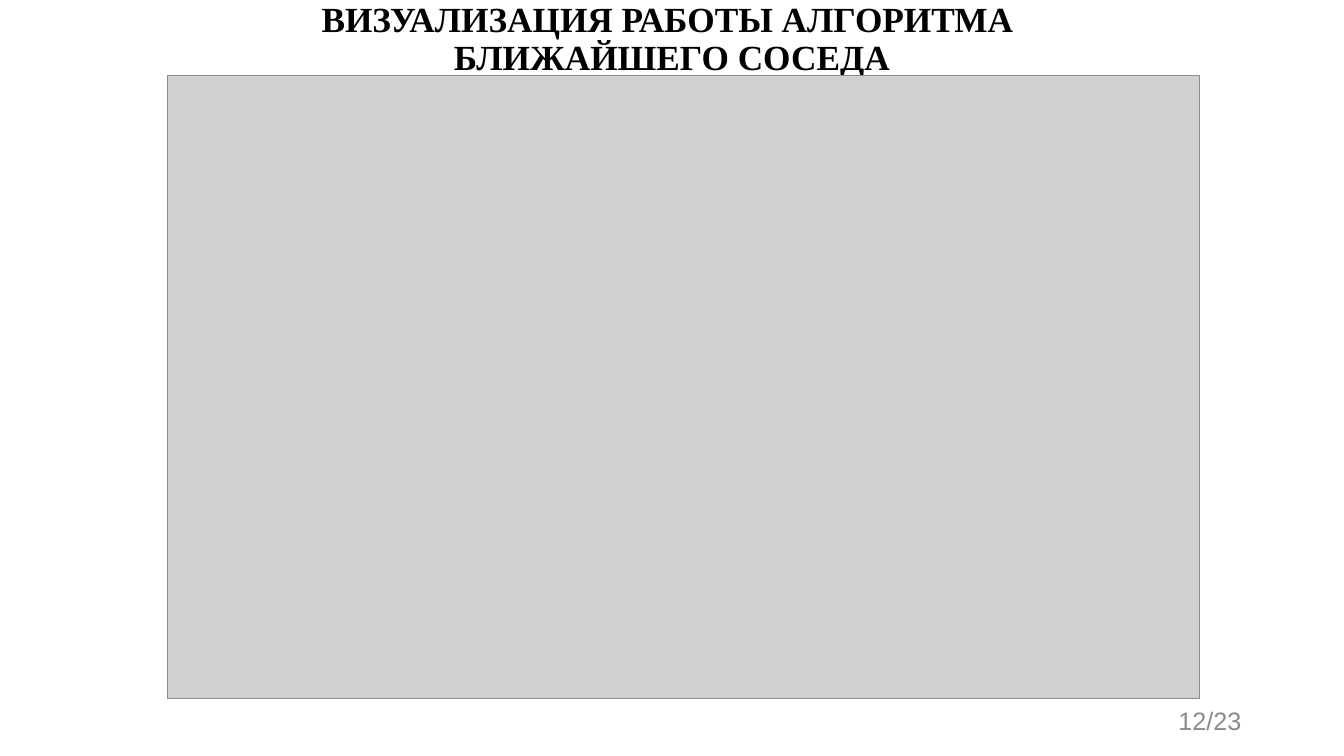
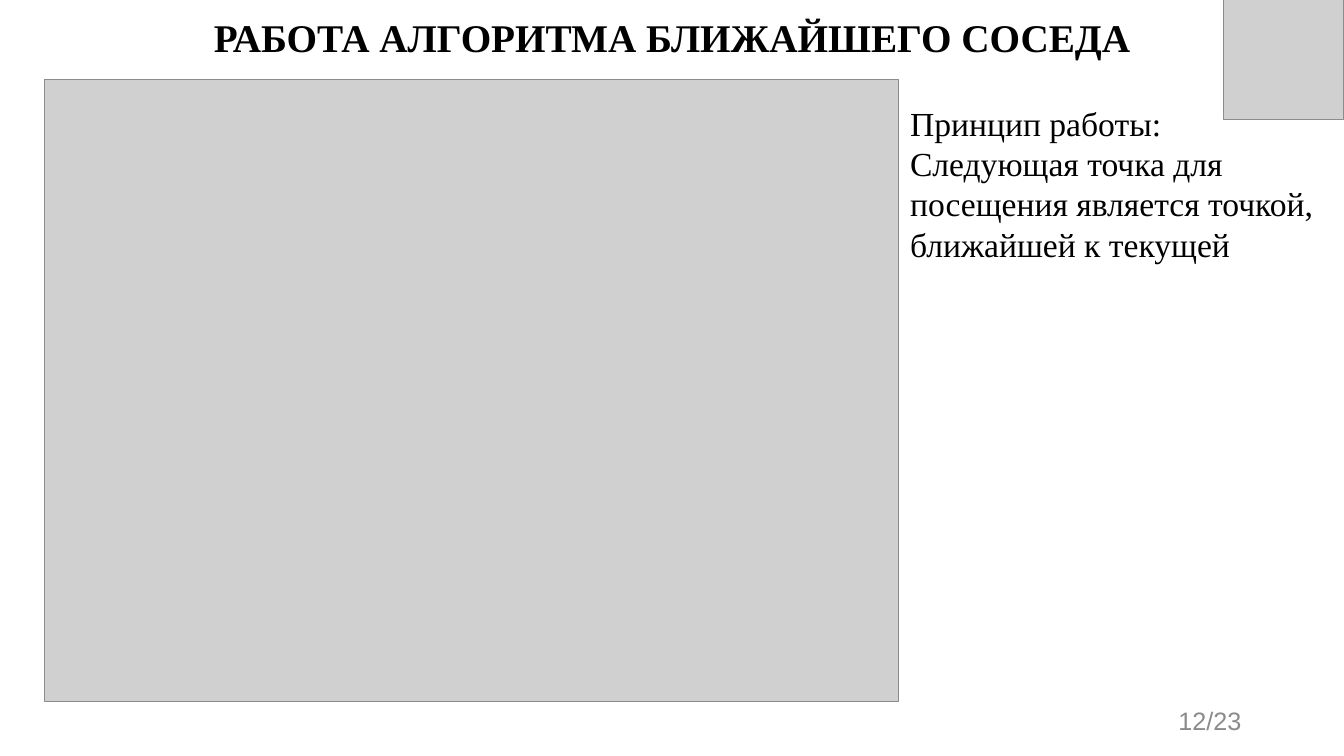
Before and after one commit to evgenkot/uav-route-calculation, a slide deck: slide 12 of doc/GQW/Raschupkin_EV_UAV_Route_Planning.pptx. Drawn at 1344x756 pixels with LibreOffice and Linux fonts; fonts in the diff are those of the drawing; grey boxes stand for pictures. Boxes give left, top, right and bottom in pixels: in the first picture for what was removed or moved away, otherwise in the second. Text is boxed around its words. In the diff, an @@ line names an element or a change of style, - is before the commit and + after.

```diff
--- a/doc/GQW/Raschupkin_EV_UAV_Route_Planning.pptx
+++ b/doc/GQW/Raschupkin_EV_UAV_Route_Planning.pptx
@@ title at bbox=[214, 21, 1130, 59]: text changed; size 25.2 to 28 pt @@
-ВИЗУАЛИЗАЦИЯ РАБОТЫ АЛГОРИТМА
-БЛИЖАЙШЕГО СОСЕДА
+РАБОТА АЛГОРИТМА БЛИЖАЙШЕГО СОСЕДА
@@ picture added at bbox=[1224, 0, 1344, 120] @@
@@ picture: place and size @@
-picture at bbox=[168, 76, 1200, 699]
+picture at bbox=[45, 80, 898, 703]
@@ text added at bbox=[910, 112, 1313, 263], 24 pt, text #000000 @@
+Принцип работы: Следующая точка для посещения является точкой, ближайшей к текущей
```
Also in this commit, not shown: 22 other slides changed.
